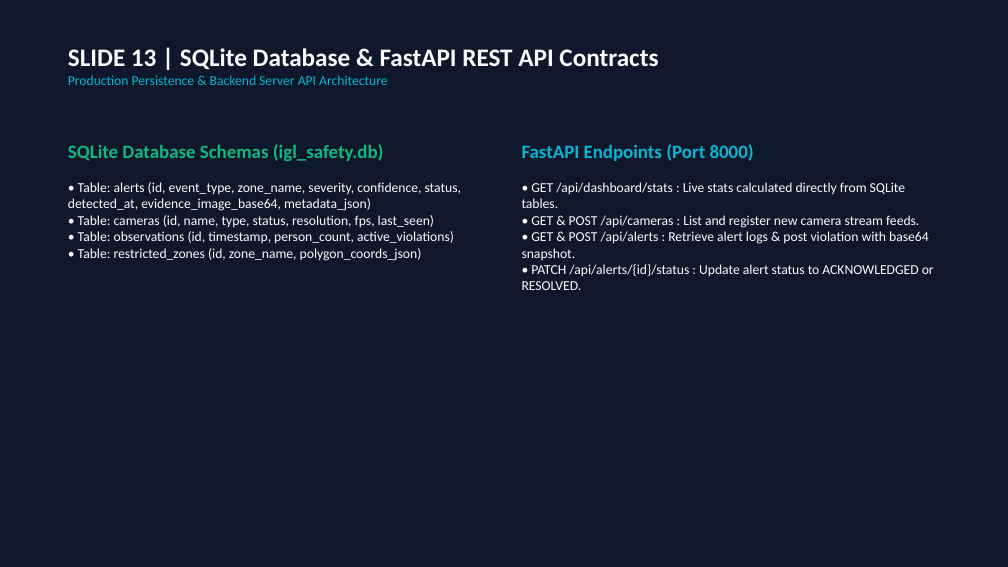
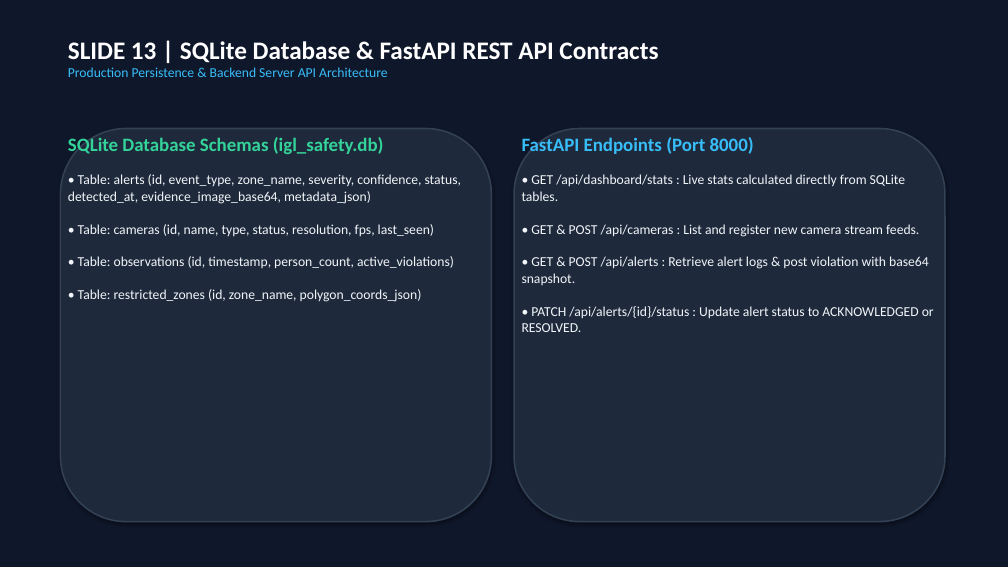
Before and after one commit to Shiv-Kumar005023/IGL, a slide deck: slide 13 of docs_and_reports/IGL_VisionGuard_AI_Presentation.pptx. Drawn at 1008x567 pixels with LibreOffice and Linux fonts; fonts in the diff are those of the drawing. Boxes give left, top, right and bottom in pixels: in the first picture for what was removed or moved away, otherwise in the second. Text is boxed around its words. In the diff, an @@ line names an element or a change of style, - is before the commit and + after.

Commit message:
Update PowerPoint PPTX text colors to ultra-bright high-contrast white, cyan, and light slate across all 14 slides

```diff
--- a/docs_and_reports/IGL_VisionGuard_AI_Presentation.pptx
+++ b/docs_and_reports/IGL_VisionGuard_AI_Presentation.pptx
@@ text "SLIDE 13 | SQLite Database ...": place and size @@
-text "SLIDE 13 | SQLite Database ..." at bbox=[68, 48, 658, 85]
+text "SLIDE 13 | SQLite Database ..." at bbox=[68, 41, 658, 77]
@@ text "SLIDE 13 | SQLite Database ..." at bbox=[68, 41, 658, 77]: text colour #F8FAFC to #FFFFFF in "SLIDE 13 | SQLite Database & FastAPI ..."; text colour #06B6D4 to #38BDF8 in "Production Persistence & Backend Server API Architecture" @@
@@ text "SQLite Database Schemas (igl_safety.db)": place and size @@
-text "SQLite Database Schemas (igl_safety.db)" at bbox=[68, 144, 461, 261]
+text "SQLite Database Schemas (igl_safety.db)" at bbox=[68, 137, 461, 302]
@@ text "SQLite Database Schemas (igl_safety.db)" at bbox=[68, 137, 461, 302]: text colour #10B981 to #34D399 in "SQLite Database Schemas (igl_safety.db)"; text colour #F8FAFC to #F1F5F9 in "• Table: alerts (id, event_type, zone_name, severity, ..." @@
@@ rounded rectangle added at bbox=[60, 129, 492, 522], fill #1E293B, outline #334155 1.5 pt @@
@@ text "FastAPI Endpoints (Port 8000)": place and size @@
-text "FastAPI Endpoints (Port 8000)" at bbox=[522, 144, 934, 290]
+text "FastAPI Endpoints (Port 8000)" at bbox=[522, 137, 934, 332]
@@ text "FastAPI Endpoints (Port 8000)" at bbox=[522, 137, 934, 332]: text colour #06B6D4 to #38BDF8 in "FastAPI Endpoints (Port 8000)"; text colour #F8FAFC to #F1F5F9 @@
@@ rounded rectangle added at bbox=[514, 129, 945, 522], fill #1E293B, outline #334155 1.5 pt @@
```
Also in this commit, not shown: 13 other slides changed.
